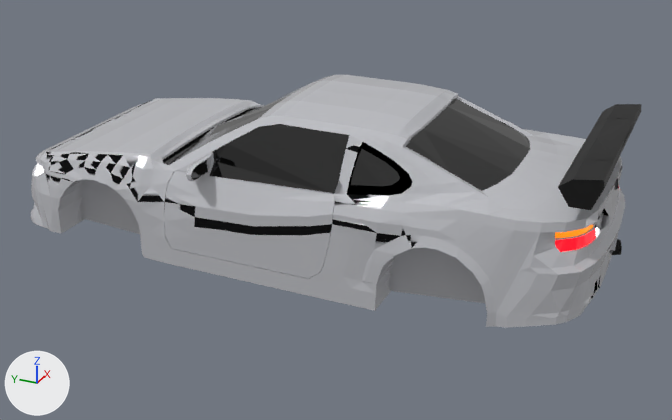
One commit to the OBJ model Resources/demo_car/car.obj: the scene before it, then after it.
Rendered twice from a camera (50 mm lens) standing at (-5.8, -2.82, 3.14) and looking at (-0.04, -0.23, 0.26). The axes (+X, +Y, +Z) are drawn at lower left. The lights are the same throughout. Where no turn or scale is listed for an object, it has been applied to the vertices. Vertices at the same position are counted once.

In view in the first picture: 's15-body'.
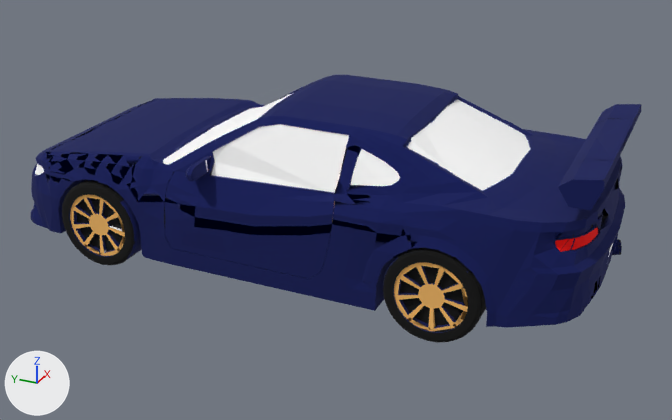
The change, as a list of edits to the scene's bpy script:
```text
Add mat_material_019:
    mat_material_019 = principled_material('Material.019')
    mat_material_019.texture = img_car_png
    mat_material_019.roughness = 1.0
Add mat_kaca_002:
    mat_kaca_002 = principled_material('kaca.002')
    mat_kaca_002.texture = img_car_png
    mat_kaca_002.roughness = 1.0
Add mat_spoiler_002:
    mat_spoiler_002 = principled_material('spoiler.002')
    mat_spoiler_002.texture = img_car_png
    mat_spoiler_002.roughness = 1.0
Add mat_body_002:
    mat_body_002 = principled_material('body.002')
    mat_body_002.texture = img_car_png
    mat_body_002.roughness = 1.0
Add mat_material_014:
    mat_material_014 = principled_material('Material.014')
    mat_material_014.texture = img_car_png
    mat_material_014.roughness = 1.0
Add mat_material_015:
    mat_material_015 = principled_material('Material.015')
    mat_material_015.texture = img_car_png
    mat_material_015.roughness = 1.0
Add mat_lampu_002:
    mat_lampu_002 = principled_material('lampu.002')
    mat_lampu_002.texture = img_car_png
    mat_lampu_002.roughness = 1.0
Add mat_material_016:
    mat_material_016 = principled_material('Material.016')
    mat_material_016.texture = img_car_png
    mat_material_016.roughness = 1.0
Change me_s15_body:
    remove me_s15_body.from_pydata(...)  # 3200 vertices, 6507 faces; spans x -0.98..0.96, y -2.26..2.25, z -0.01..1.16
    remove me_s15_body.materials.append(mat_material_005)  # white #e7e7e7
    remove me_s15_body.materials.append(mat_material_006)  # dark grey #5f6262
    add me_s15_body.from_pydata(...)  # 4728 vertices, 9675 faces; spans x -0.98..0.96, y -2.26..2.25, z -0.13..1.16
    me_s15_body part 1: a new loose piece of 256 vertices spanning x -0.88..-0.61, y 0.98..1.64, z -0.13..0.53, in mat_ban (picture img_car_png)
    me_s15_body part 2: a new loose piece of 256 vertices spanning x -0.88..-0.61, y -1.59..-0.93, z -0.13..0.53, in mat_ban_002 (picture img_car_png)
    me_s15_body part 3: a new loose piece of 126 vertices spanning x -0.87..-0.83, y 1.05..1.57, z -0.06..0.45, in mat_velg (picture img_car_png)
    me_s15_body part 4: a new loose piece of 126 vertices spanning x -0.87..-0.83, y -1.52..-1.01, z -0.06..0.45, in mat_velg_002 (picture img_car_png)
    me_s15_body part 5: 5391 faces spanning x -0.98..0.96, y -2.26..2.25, z 0.01..1.16 switch from mat_body (light grey #bfc0c5) to mat_body_002 (picture img_car_png)
    me_s15_body part 6: 40 faces spanning x -0.78..0.76, y 1.81..2.14, z 0.43..0.55 switch from mat_lampu (white #e7e7e7) to mat_lampu_002 (picture img_car_png)
    me_s15_body part 7: 120 faces spanning x -0.98..0.96, y -1.58..0.81, z 0.7..1.1 switch from mat_kaca (dark grey #505050) to mat_kaca_002 (picture img_car_png)
    me_s15_body part 8: 96 faces spanning x -0.78..0.76, y -1.05..0.85, z 0.71..1.07 switch from mat_material_001 (black #000000) to mat_material_014 (picture img_car_png)
    me_s15_body part 9: 40 faces spanning x -0.72..0.7, y -2.15..-1.96, z 0.69..0.74 switch from mat_material_003 (orange #dc6a0e) to mat_material_015 (picture img_car_png)
    me_s15_body part 10: 48 faces spanning x -0.72..0.7, y -2.16..-1.96, z 0.6..0.68 switch from mat_material_004 (red #ce0012) to mat_material_016 (picture img_car_png)
    me_s15_body part 11: 164 faces spanning x -0.76..0.74, y -2.22..-1.96, z 0.78..1.12 switch from mat_spoiler (black #000000) to mat_spoiler_002 (picture img_car_png)
    me_s15_body part 12: 508 faces spanning x 0.32..0.46, y -2.25..-0.63, z -0.01..0.23 switch from mat_material_002 (black #000000) to mat_material_019 (picture img_car_png)
    add me_s15_body.materials.append(mat_material_017)  # picture img_car_png
    add me_s15_body.materials.append(mat_material_018)  # picture img_car_png
    add me_s15_body.materials.append(mat_ban)  # picture img_car_png
    add me_s15_body.materials.append(mat_velg)  # picture img_car_png
    add me_s15_body.materials.append(mat_ban_001)  # picture img_car_png
    add me_s15_body.materials.append(mat_velg_001)  # picture img_car_png
    add me_s15_body.materials.append(mat_ban_002)  # picture img_car_png
    add me_s15_body.materials.append(mat_velg_002)  # picture img_car_png
    add me_s15_body.materials.append(mat_ban_003)  # picture img_car_png
    add me_s15_body.materials.append(mat_velg_003)  # picture img_car_png
```

Where the change shows, as pixel boxes [x1, y1, x2, y2] in the pictures (672 x 420 px):
's15-body', reshaped: before [31, 75, 641, 328]; after [31, 75, 641, 342]
part 1 of me_s15_body, added (black): after [62, 180, 142, 265]
part 2 of me_s15_body, added (black): after [383, 248, 486, 342]
part 3 of me_s15_body, added (orange): after [70, 195, 125, 256]
part 4 of me_s15_body, added (orange): after [394, 262, 468, 332]
part 5 of me_s15_body, recoloured (grey to blue): [31, 75, 625, 328] in both
part 6 of me_s15_body, recoloured: [35, 164, 44, 176] in both
part 7 of me_s15_body, recoloured (black to white): [164, 93, 530, 193] in both
part 8 of me_s15_body, recoloured (black to blue): [163, 108, 412, 195] in both
part 9 of me_s15_body, recoloured (orange to blue): [555, 225, 593, 238] in both
part 10 of me_s15_body, recoloured: [555, 229, 596, 252] in both
part 11 of me_s15_body, recoloured (black to blue): [558, 104, 641, 210] in both
part 12 of me_s15_body, recoloured: [612, 239, 622, 255] in both
